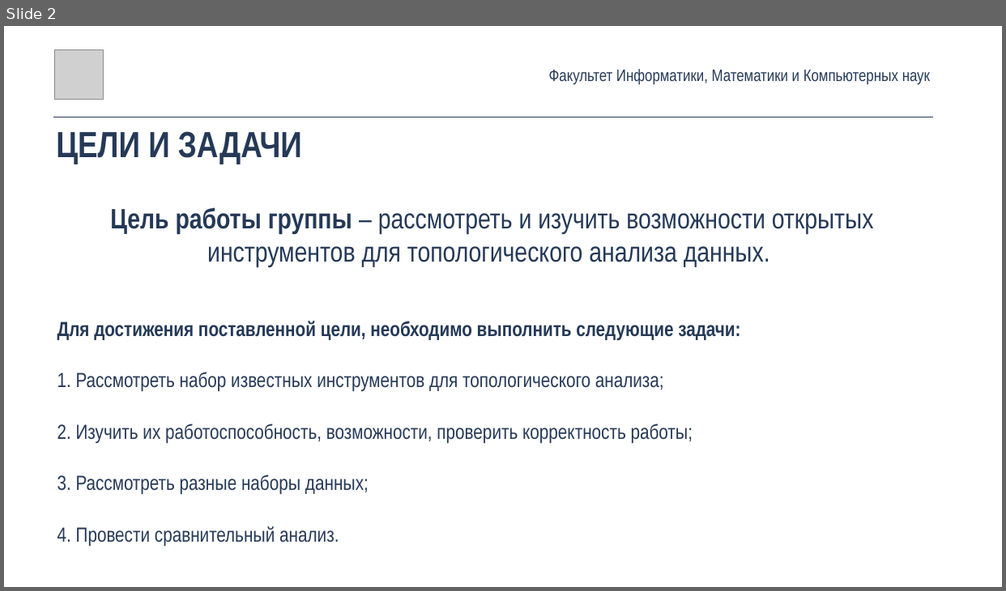
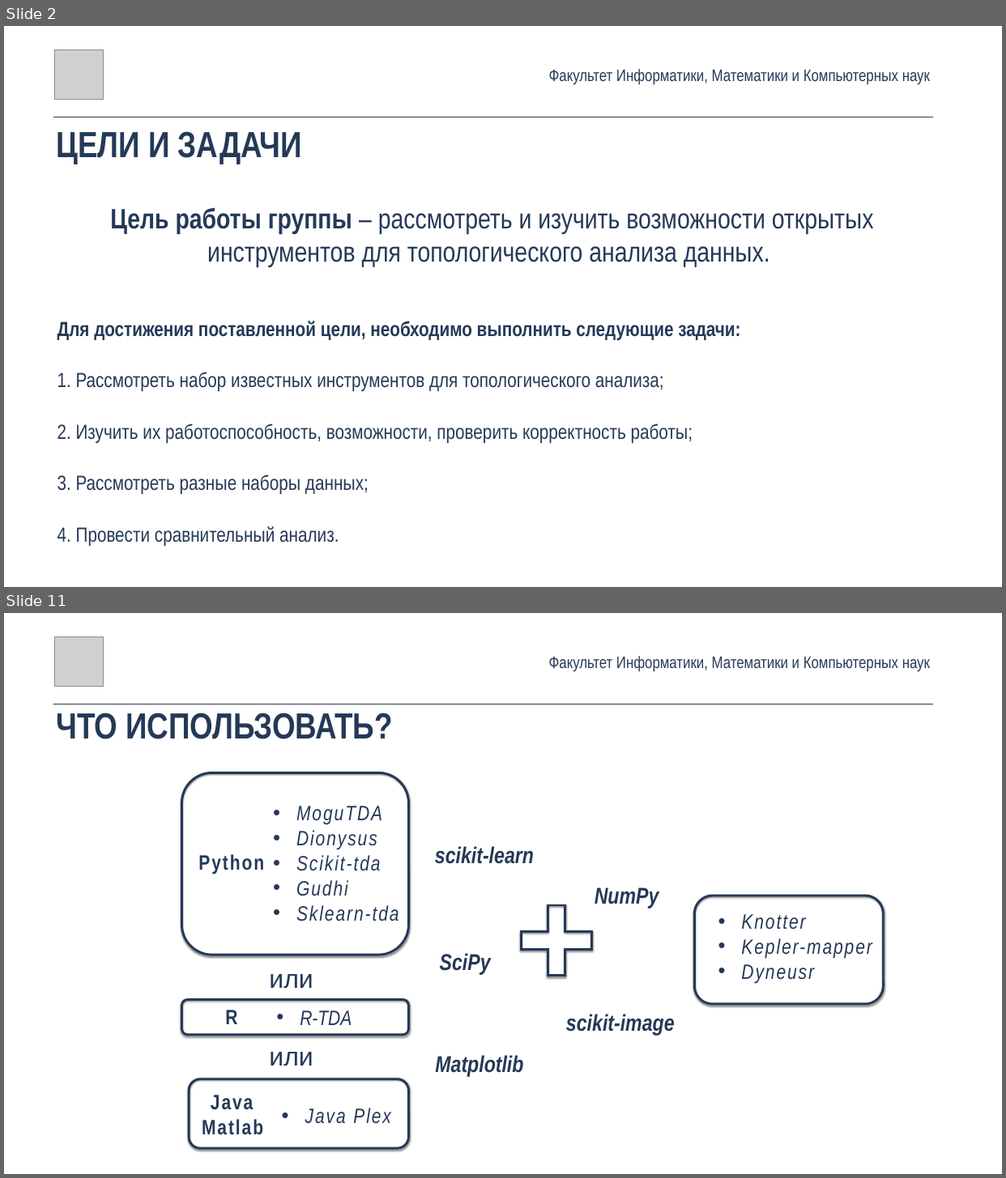
Before and after one commit to maksimovVva/hse-tda, a slide deck: survey.pptx. Shown one above the other, each under a label of ours: slide 2 before the commit, slides 2 and 11 after it; the slides between them are not shown. The pictures are 1006x591 and 1006x1178 pixels, drawn with LibreOffice and Linux fonts; fonts in the diff are those of the drawing; grey boxes stand for pictures. Boxes give left, top, right and bottom in pixels: in the first picture for what was removed or moved away, otherwise in the second. Text is boxed around its words. In the diff, an @@ line names an element or a change of style, - is before the commit and + after.

```diff
--- a/survey.pptx
+++ b/survey.pptx
@@ slide 11 added at box(4, 613, 1002, 1174), background #FFFFFF @@
@@ picture added at box(54, 637, 103, 686) @@
@@ text added at box(549, 656, 930, 672), 32 pt, text #253957 @@
+Факультет Информатики, Математики и Компьютерных наук
@@ line added from (53, 704) to (933, 704), #253957 1 pt @@
@@ text added at box(56, 713, 392, 739), 70 pt, text #253957, bold @@
+ЧТО ИСПОЛЬЗОВАТЬ?
@@ rounded rectangle added at box(181, 773, 408, 955), outline #253957 4.5 pt @@
@@ text added at box(296, 806, 399, 922), 40 pt, text #253957, italic @@
+• MoguTDA
+• Dionysus
+• Scikit-tda
+• Gudhi
+• Sklearn-tda
@@ text added at box(198, 854, 264, 875), 40 pt, text #253957, bold @@
+Python
@@ text added at box(435, 846, 534, 864), 44 pt, text #253957, bold, italic @@
+scikit-learn
@@ text added at box(594, 888, 659, 908), 44 pt, text #253957, bold, italic @@
+NumPy
@@ rounded rectangle added at box(694, 896, 883, 1004), outline #253957 4.5 pt @@
@@ plus added at box(522, 905, 591, 976), outline #253957 4.5 pt @@
@@ text added at box(741, 914, 872, 984), 40 pt, text #253957, italic @@
+• Knotter
+• Kepler-mapper
+• Dyneusr
@@ text added at box(269, 974, 313, 989), 50 pt, text #253957 @@
+или
@@ text added at box(440, 953, 491, 974), 44 pt, text #253957, bold, italic @@
+SciPy
@@ rounded rectangle added at box(181, 999, 408, 1035), outline #253957 4.5 pt @@
@@ text added at box(225, 1010, 237, 1024), 40 pt, text #253957, bold @@
+R
@@ text added at box(300, 1011, 351, 1025), 40 pt, text #253957, italic @@
+• R-TDA
@@ text added at box(566, 1014, 675, 1036), 44 pt, text #253957, bold, italic @@
+scikit-image
@@ text added at box(269, 1052, 313, 1067), 50 pt, text #253957 @@
+или
@@ text added at box(435, 1055, 523, 1076), 44 pt, text #253957, bold, italic @@
+Matplotlib
@@ rounded rectangle added at box(189, 1080, 409, 1148), outline #253957 4.5 pt @@
@@ text added at box(202, 1095, 263, 1135), 40 pt, text #253957, bold @@
+Java Matlab
@@ text added at box(305, 1108, 391, 1124), 40 pt, text #253957, italic @@
+• Java Plex
```
Also in this commit, not shown: 4 slides changed, 5 other slides added, 8 slides removed, 33 other files.
